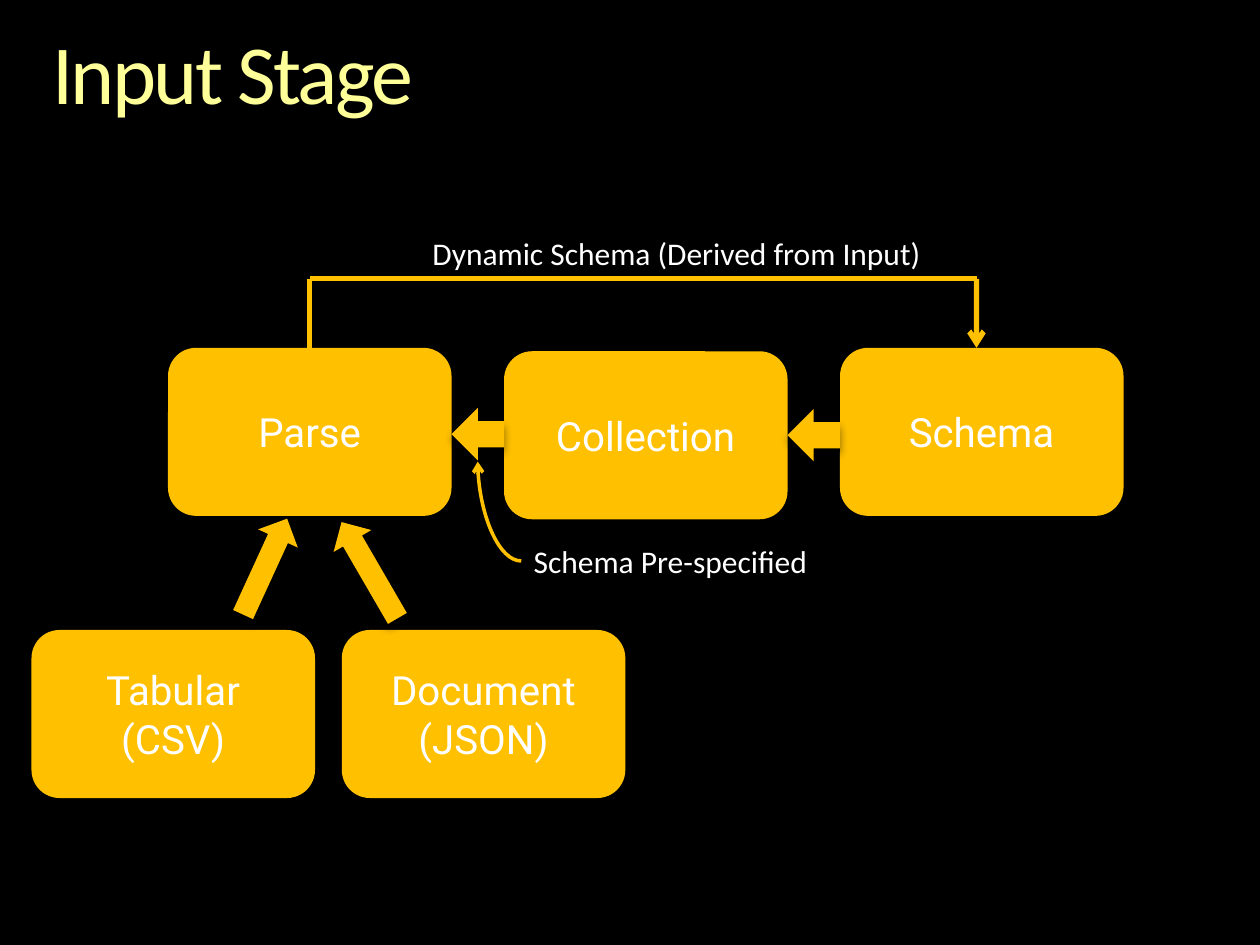
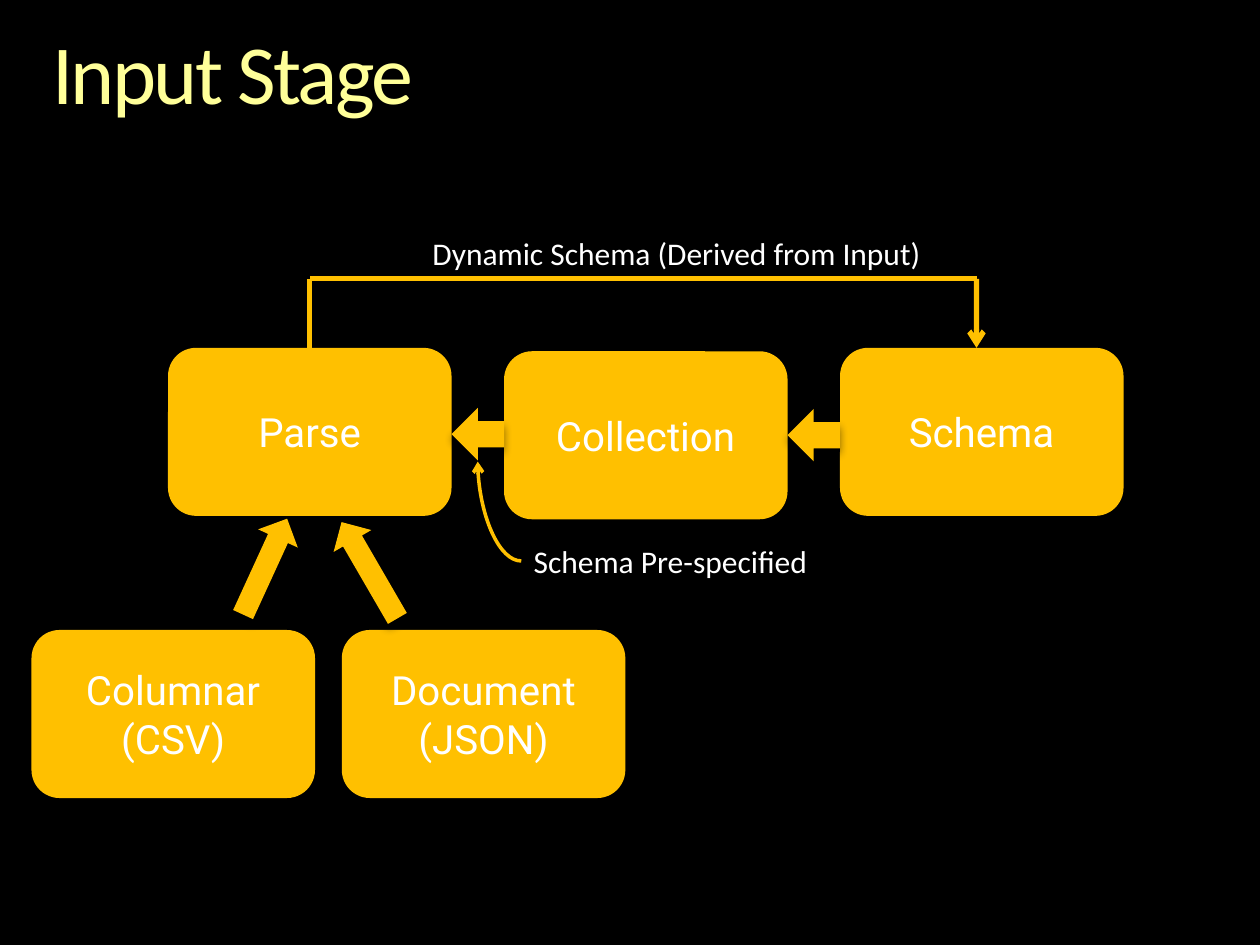
Before and after one commit to andrewferlitsch/epipog-nosql, a slide deck: slide 4 of specs/stages/Data Pipeline.pptx. Drawn at 1260x945 pixels with LibreOffice and Linux fonts; fonts in the diff are those of the drawing; background and template pictures are left out. Boxes give left, top, right and bottom in pixels: in the first picture for what was removed or moved away, otherwise in the second. Text is boxed around its words. In the diff, an @@ line names an element or a change of style, - is before the commit and + after.

```diff
--- a/specs/stages/Data Pipeline.pptx
+++ b/specs/stages/Data Pipeline.pptx
@@ text in rounded rectangle at (86,674,260,763): text changed @@
-Tabular
-(CSV)
+Columnar
+(CSV)
```
Also in this commit, not shown: 4 other slides changed, 7 slides added, 2 other files.
